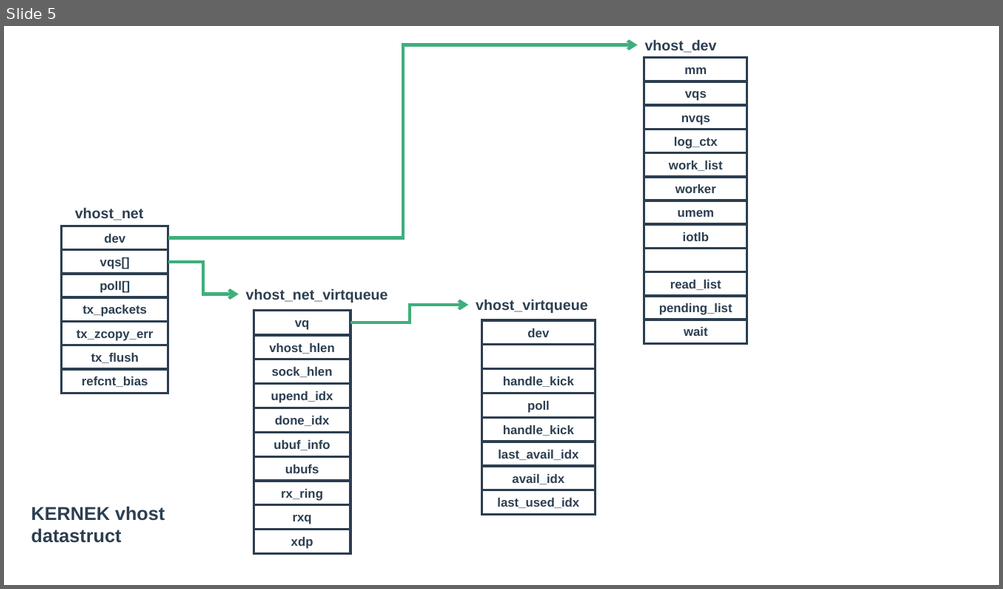
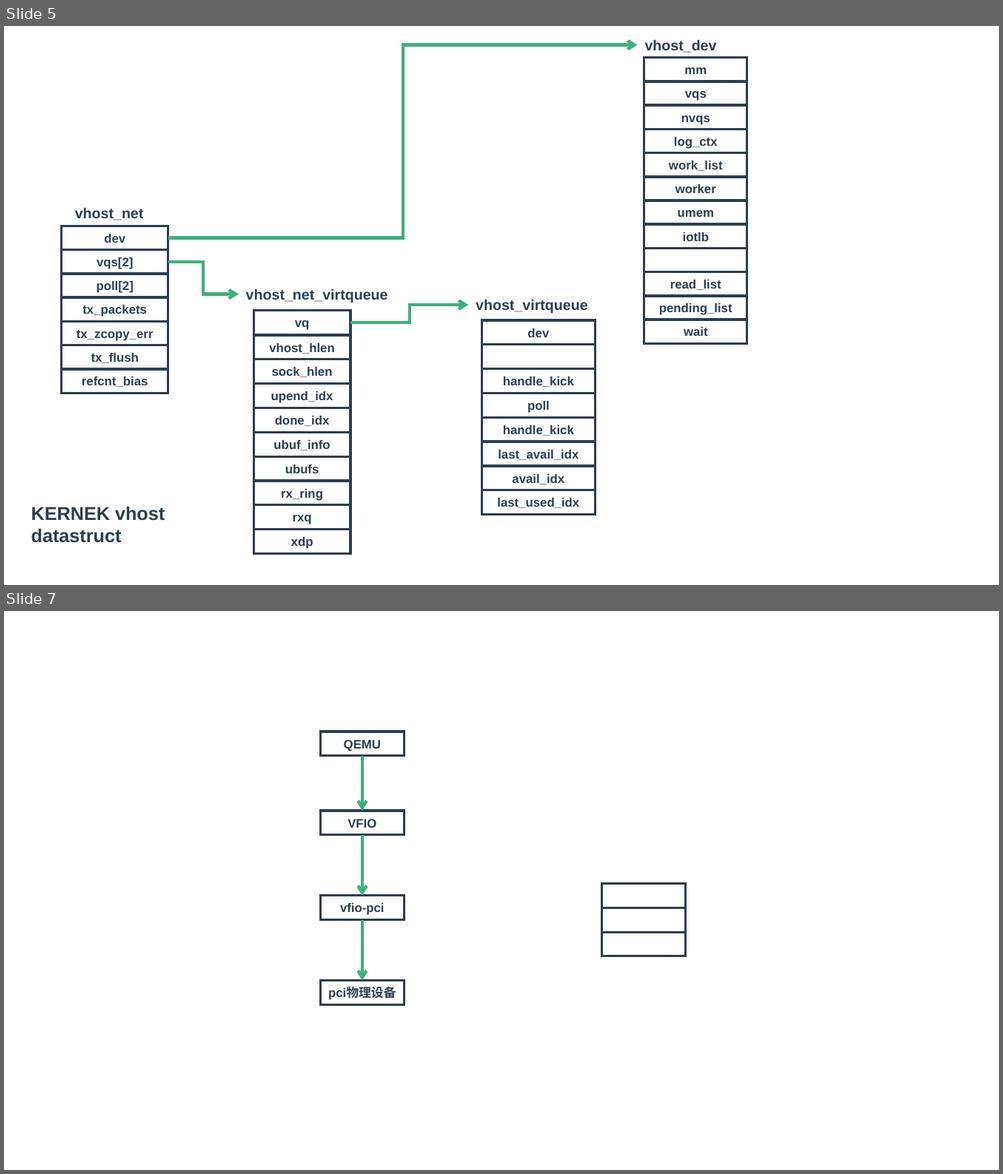
Before and after one commit to zaiqiang-dong/zaiqiang, a slide deck: picture/vitrualization/kvm/io/io.pptx. Shown one above the other, each under a label of ours: slide 5 before the commit, slides 5 and 7 after it; the slides between them are not shown. The pictures are 1003x589 and 1003x1174 pixels, drawn with LibreOffice and Linux fonts; fonts in the diff are those of the drawing. Boxes give left, top, right and bottom in pixels: in the first picture for what was removed or moved away, otherwise in the second. Text is boxed around its words. In the diff, an @@ line names an element or a change of style, - is before the commit and + after.

```diff
--- a/picture/vitrualization/kvm/io/io.pptx
+++ b/picture/vitrualization/kvm/io/io.pptx
@@ slide 7 added at box(4, 611, 999, 1170), background #FFFFFF @@
@@ rectangle added at box(320, 732, 404, 757), outline #2C3E50 2.25 pt, 12 pt, text #2C3E50, bold @@
+QEMU
@@ arrow added from (362, 756) to (362, 811), #3EAF7C 3 pt @@
@@ rectangle added at box(320, 811, 404, 835), outline #2C3E50 2.25 pt, 12 pt, text #2C3E50, bold @@
+VFIO
@@ arrow added from (362, 834) to (362, 896), #3EAF7C 3 pt @@
@@ rectangle added at box(320, 896, 404, 920), outline #2C3E50 2.25 pt, 12 pt, text #2C3E50, bold @@
+vfio-pci
@@ rectangle added at box(602, 884, 686, 908), outline #2C3E50 2.25 pt @@
@@ arrow added from (362, 920) to (362, 981), #3EAF7C 3 pt @@
@@ rectangle added at box(602, 908, 686, 933), outline #2C3E50 2.25 pt @@
@@ rectangle added at box(602, 933, 686, 957), outline #2C3E50 2.25 pt @@
@@ rectangle added at box(320, 981, 404, 1005), outline #2C3E50 2.25 pt, 12 pt, text #2C3E50, bold @@
+pci物理设备
@@ slide 5 changed as well @@
@@ text in rectangle at box(96, 258, 133, 269): text changed @@
-vqs[]
+vqs[2]
@@ text in rectangle at box(96, 281, 134, 293): text changed @@
-poll[]
+poll[2]
```
Also in this commit, not shown: 2 other slides changed, 6 other slides added, 2 slides removed, 21 other files.
